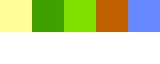
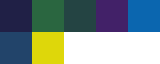
Before/after of a (160, 64) layered artwork. What changed in the layer stack:
painted on "basicTiles.png" over [0, 0, 160, 64]
